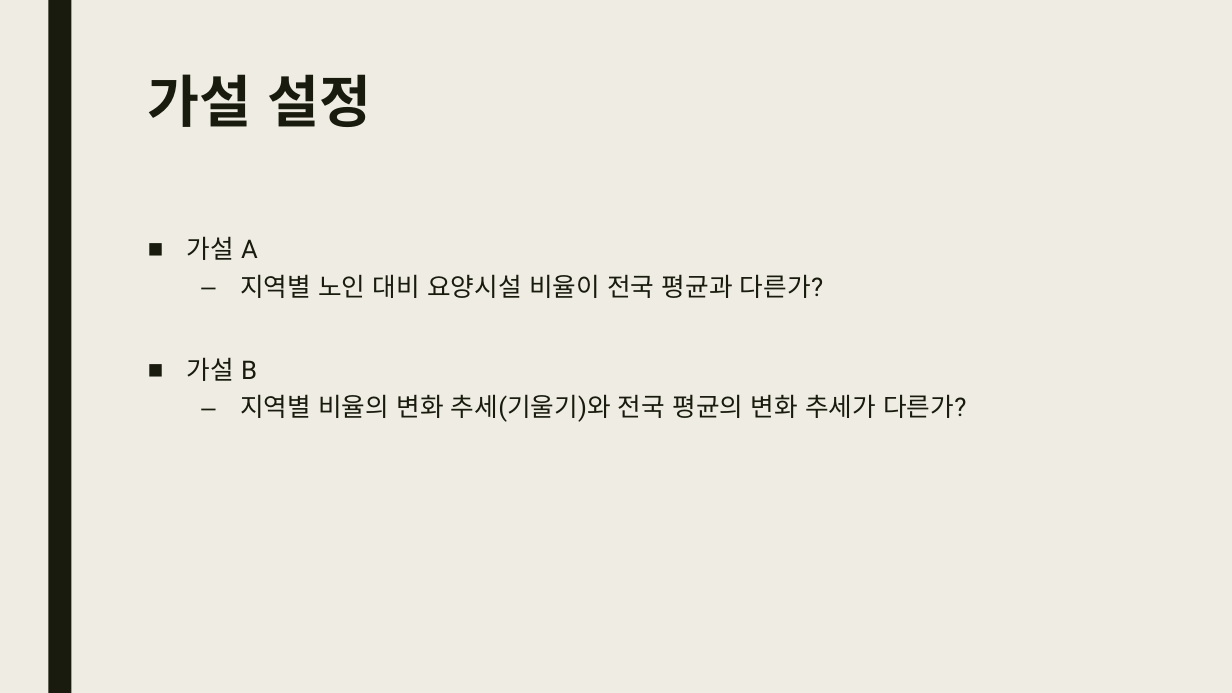
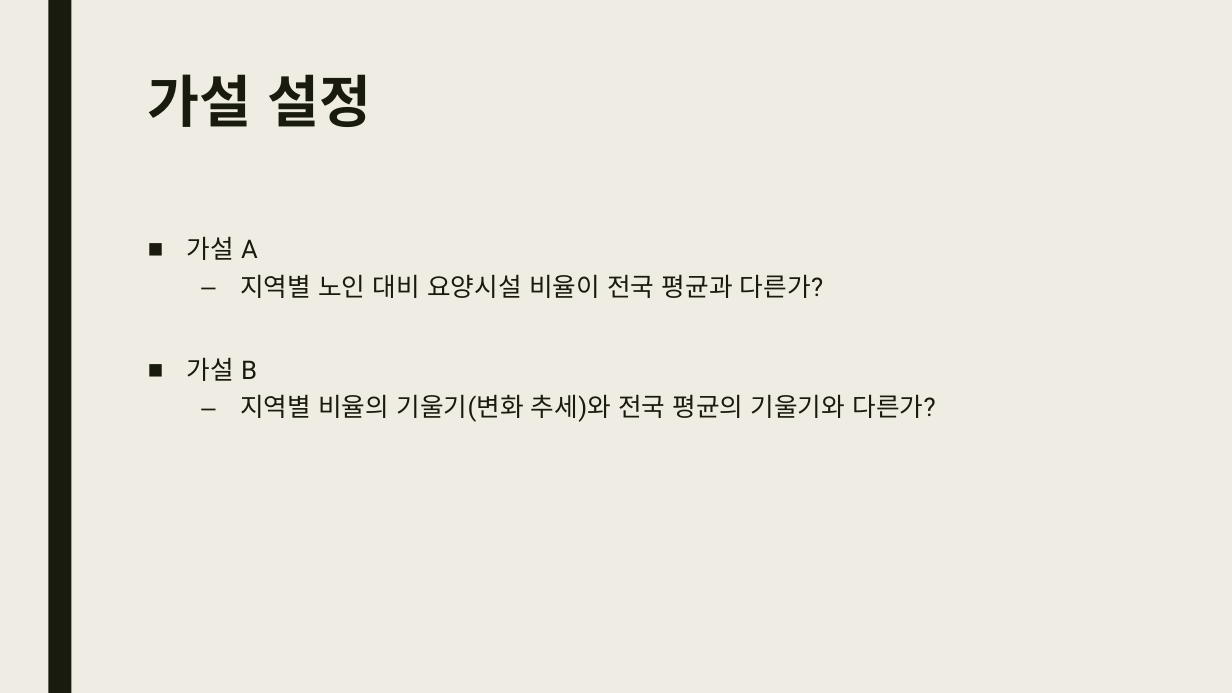
Before and after one commit to 25-SDA-team8/25-SDA-team8, a slide deck: slide 8 of docs/elderly/노인 파트 발표 자료_수정본.pptx. Drawn at 1232x693 pixels with LibreOffice and Linux fonts; fonts in the diff are those of the drawing. Boxes give left, top, right and bottom in pixels: in the first picture for what was removed or moved away, otherwise in the second. Text is boxed around its words. In the diff, an @@ line names an element or a change of style, - is before the commit and + after.

```diff
--- a/docs/elderly/노인 파트 발표 자료_수정본.pptx
+++ b/docs/elderly/노인 파트 발표 자료_수정본.pptx
@@ text at bbox=[240, 394, 935, 422]: text changed @@
-  – 지역별 비율의 변화 추세(기울기)와 전국 평균의 변화 추세가 다른가?
+  – 지역별 비율의 기울기(변화 추세)와 전국 평균의 기울기와 다른가?
```
Also in this commit, not shown: 39 other slides changed, 1 slide removed, 3 other files.
